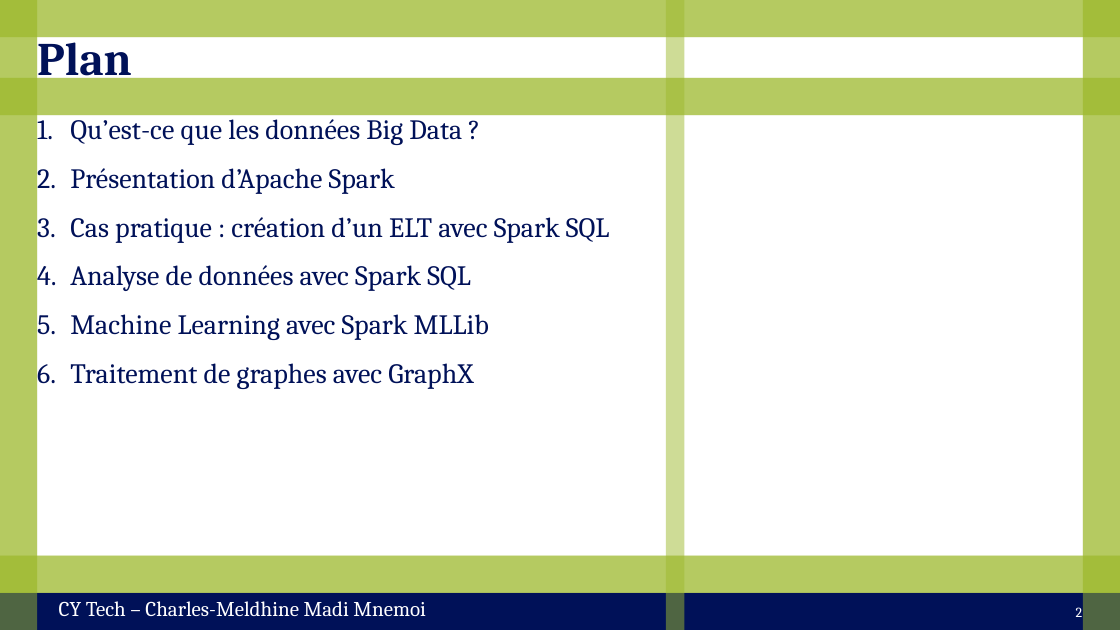
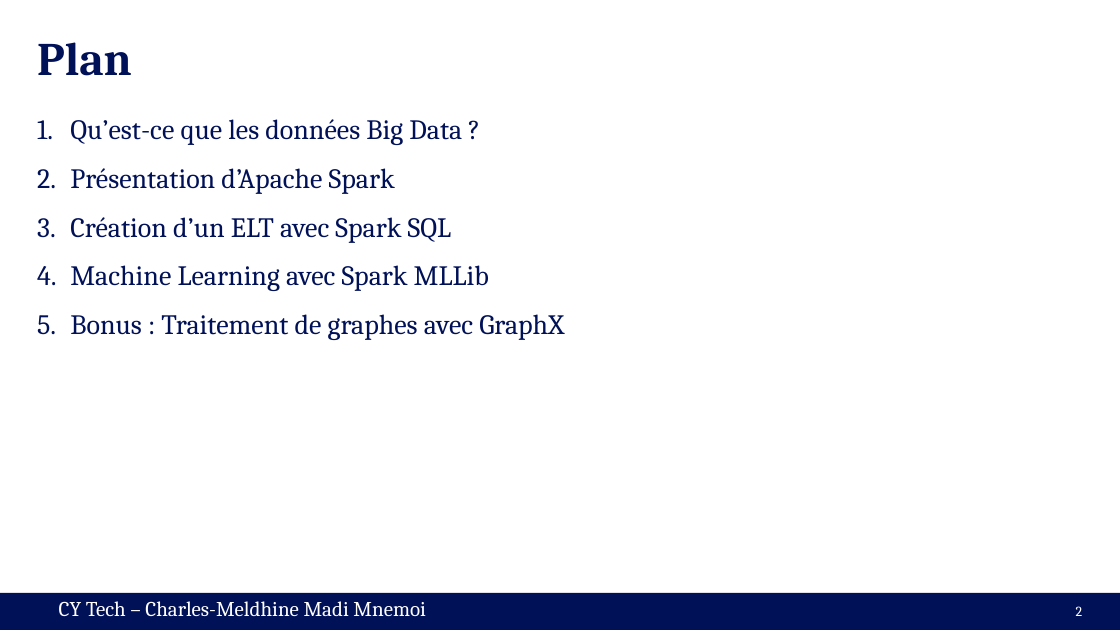
Before and after one commit to cmnemoi/cytech_sparks, a slide deck: slide 2 of presentation.pptx. Drawn at 1120x630 pixels with LibreOffice and Linux fonts; fonts in the diff are those of the drawing. Boxes give left, top, right and bottom in pixels: in the first picture for what was removed or moved away, otherwise in the second. Text is boxed around its words. In the diff, an @@ line names an element or a change of style, - is before the commit and + after.

```diff
--- a/presentation.pptx
+++ b/presentation.pptx
@@ group removed at <box>0,0,1120,630</box>: 6 rectangles @@
@@ title "Plan" rewrapped from <box>37,33,132,86</box> to <box>37,42,132,76</box> @@
@@ text at <box>70,217,451,243</box>: text changed @@
-3. Cas pratique : création d’un ELT avec Spark SQL
-4. Analyse de données avec Spark SQL
+3. Création d’un ELT avec Spark SQL
@@ text at <box>70,314,564,340</box>: text changed @@
-6. Traitement de graphes avec GraphX
+5. Bonus : Traitement de graphes avec GraphX
@@ group removed at <box>0,0,1120,630</box>: 5 rectangles @@
```
Also in this commit, not shown: 16 other slides changed, 1 slide added.
